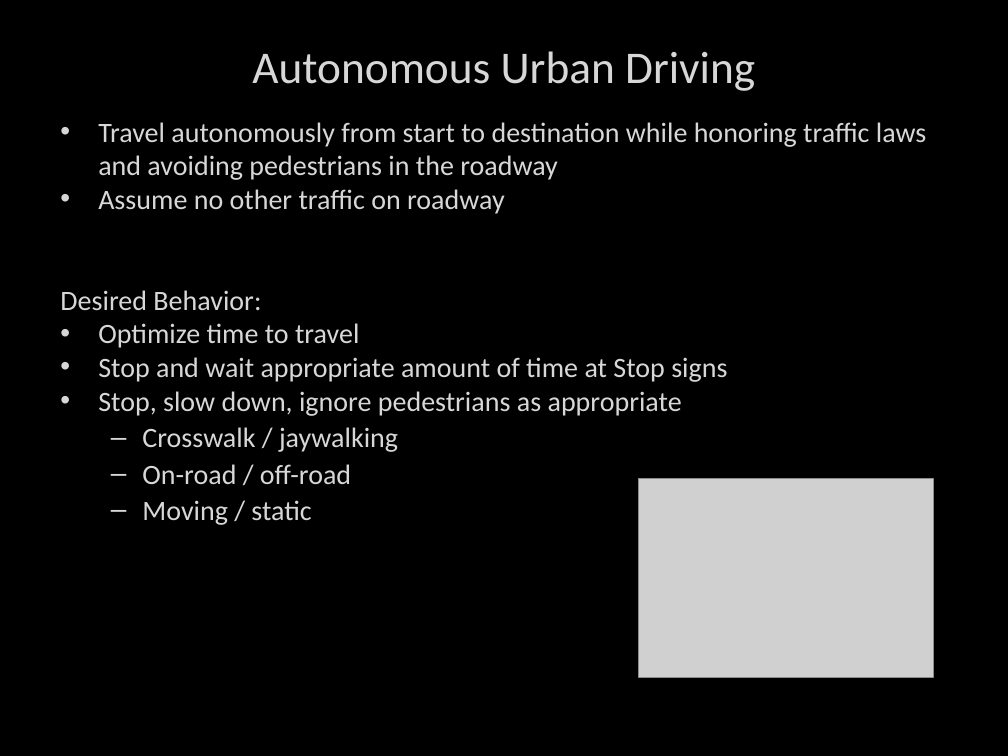
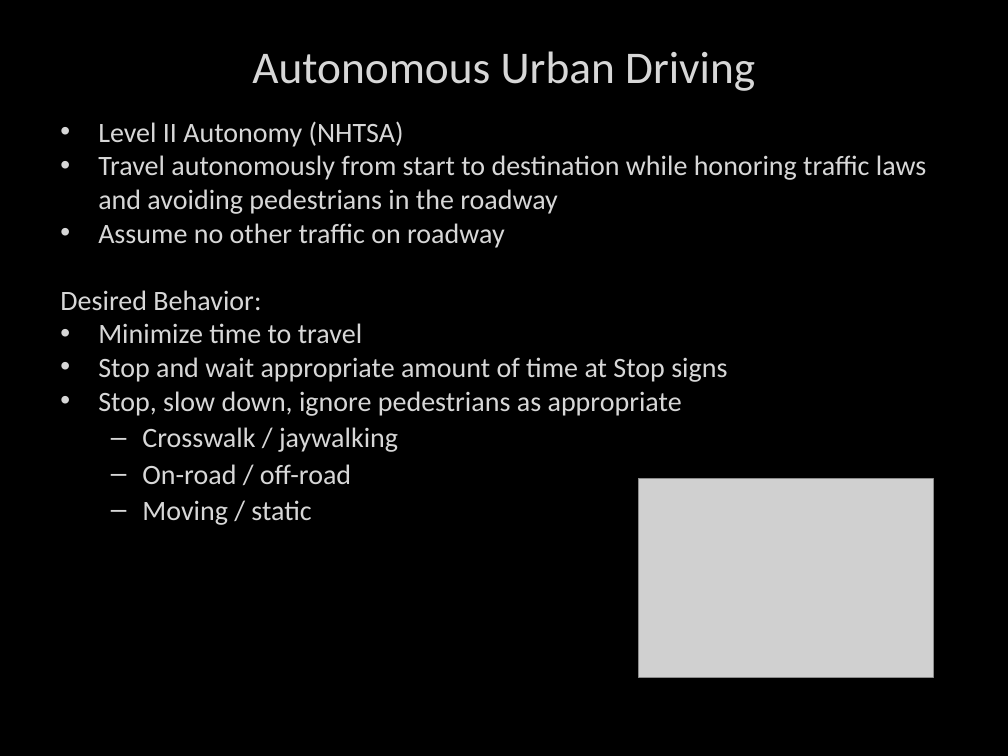
Before and after one commit to ozymandium/IVS-2016, a slide deck: slide 3 of iv2016slides.pptx. Drawn at 1008x756 pixels with LibreOffice and Linux fonts; fonts in the diff are those of the drawing; grey boxes stand for pictures. Boxes give left, top, right and bottom in pixels: in the first picture for what was removed or moved away, otherwise in the second. Text is boxed around its words. In the diff, an @@ line names an element or a change of style, - is before the commit and + after.

```diff
--- a/iv2016slides.pptx
+++ b/iv2016slides.pptx
@@ text at (x1=98, y1=121, x2=404, y2=147): paragraph added @@
+• Level II Autonomy (NHTSA)
@@ text at (x1=98, y1=323, x2=362, y2=343): text changed @@
-• Optimize time to travel
+• Minimize time to travel
```
Also in this commit, not shown: 4 other slides changed, 1 slide removed, 1 other file.
